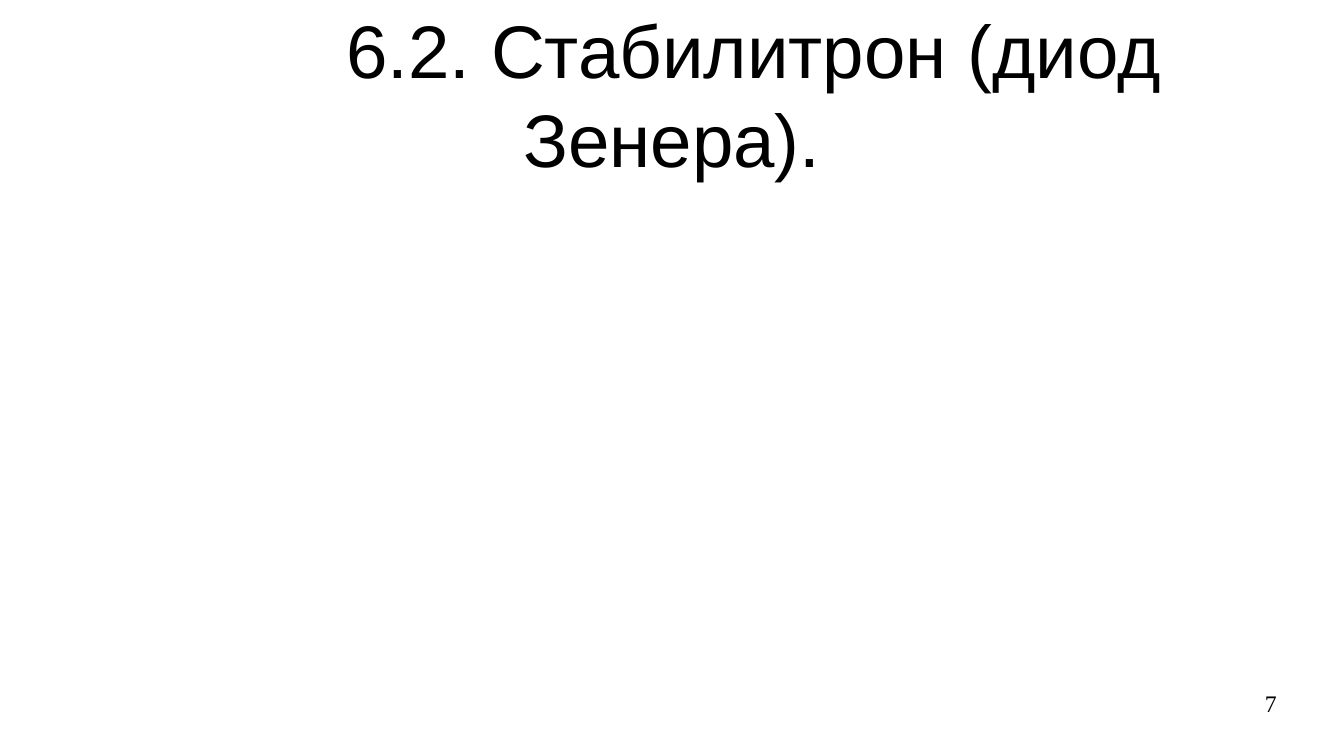
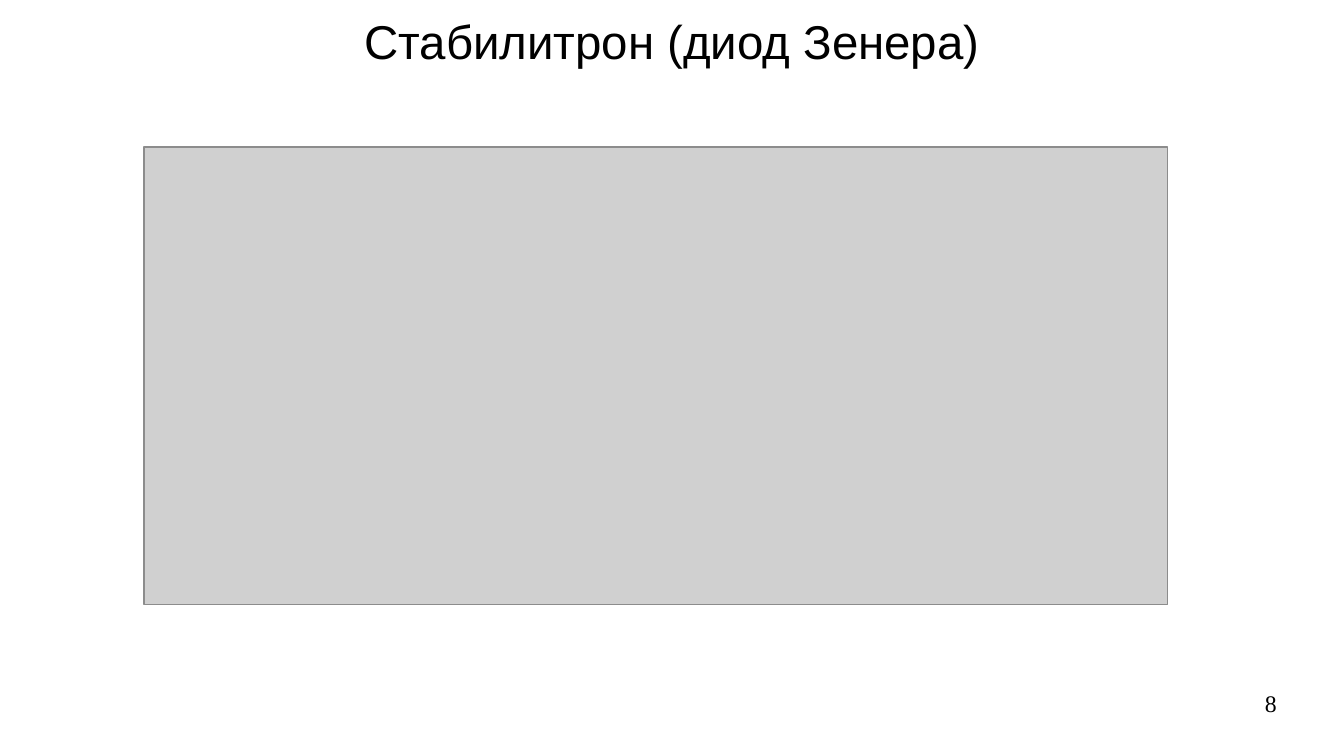
Before and after one commit to steelcraft/stud-lab, a slide deck: slide 8 of Лекции/СBDS01#L3.odp (slide 7 before the commit). Drawn at 1344x756 pixels with LibreOffice and Linux fonts; fonts in the diff are those of the drawing; grey boxes stand for pictures. Boxes give left, top, right and bottom in pixels: in the first picture for what was removed or moved away, otherwise in the second. Text is boxed around its words. In the diff, an @@ line names an element or a change of style, - is before the commit and + after.

```diff
--- a/Лекции/СBDS01#L3.odp
+++ b/Лекции/СBDS01#L3.odp
@@ title at bbox=[365, 24, 980, 69]: text changed; size 44 to 28 pt @@
-6.2. Стабилитрон (диод Зенера).
+Стабилитрон (диод Зенера)
@@ picture added at bbox=[144, 148, 1168, 605] @@
@@ page number at bbox=[1265, 696, 1277, 713]: text changed @@
-7
+8
```
Also in this commit, not shown: 1 other slide changed, 3 slides added, 2 slides removed.
